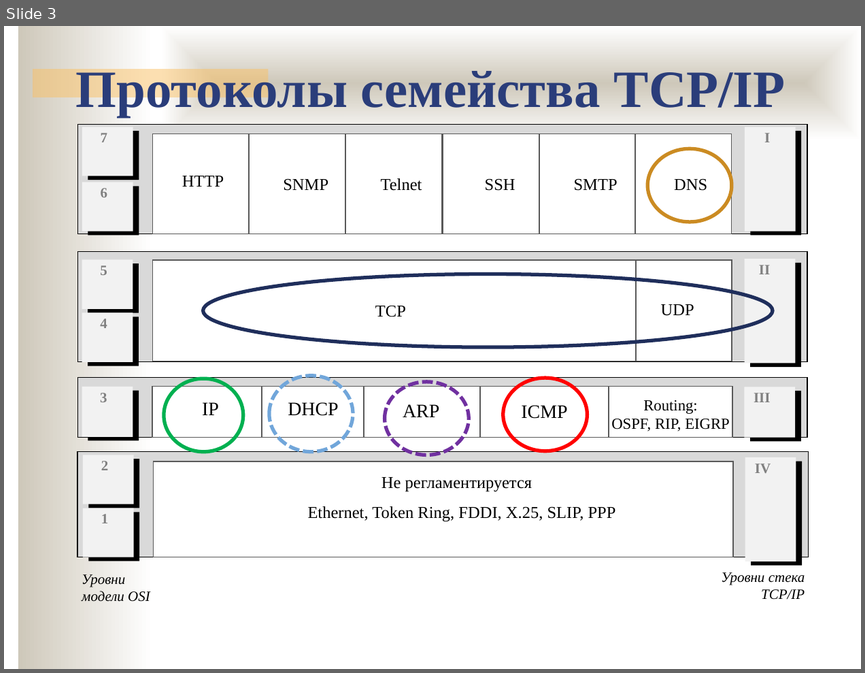
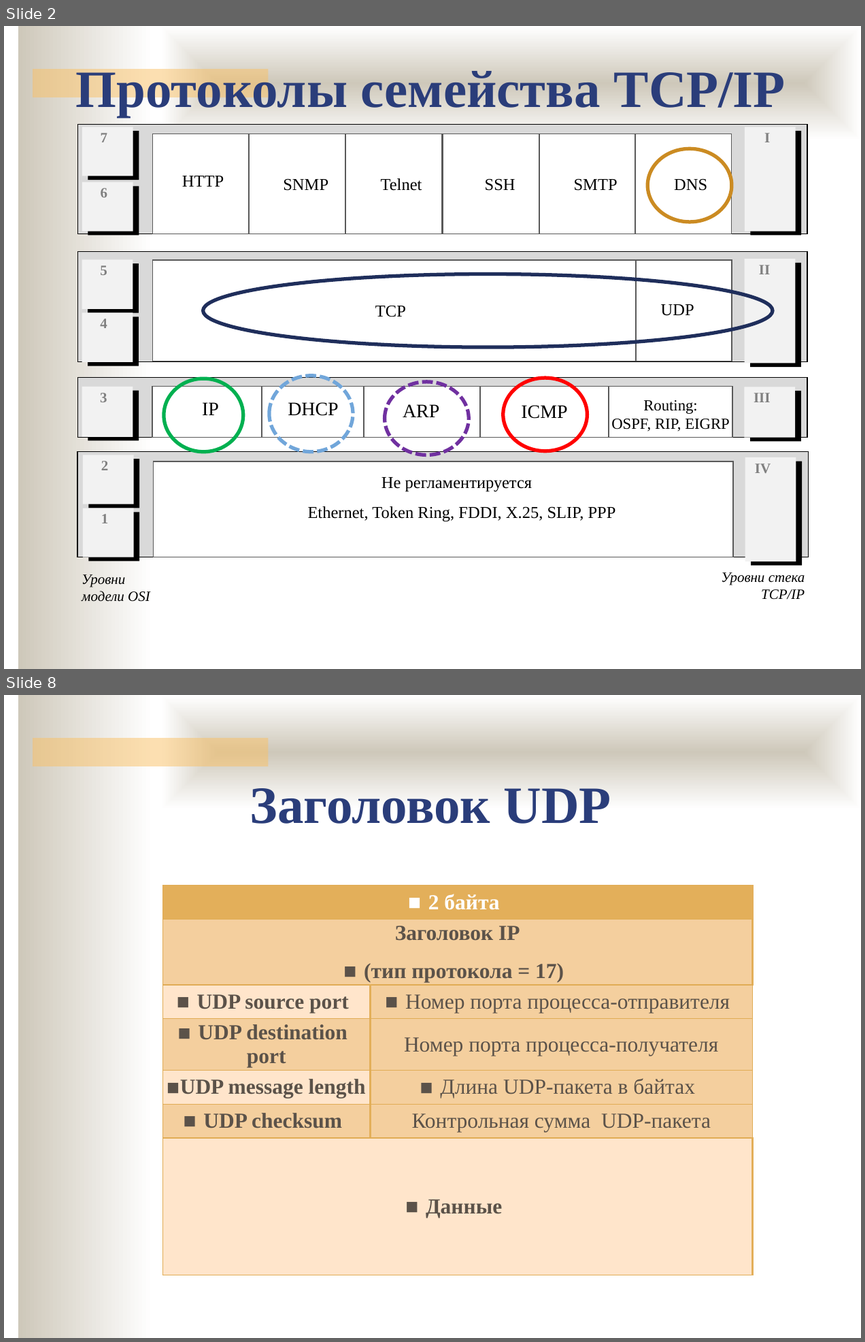
Before and after one commit to ukoloff/nets, a slide deck: lecture/11.pptx. Shown one above the other, each under a label of ours: slide 3 before the commit, slides 2 and 8 after it; the slides between them are not shown. The pictures are 865x673 and 865x1342 pixels, drawn with LibreOffice and Linux fonts; fonts in the diff are those of the drawing; background and template pictures are left out. Boxes give left, top, right and bottom in pixels: in the first picture for what was removed or moved away, otherwise in the second. Text is boxed around its words. In the diff, an @@ line names an element or a change of style, - is before the commit and + after.

```diff
--- a/lecture/11.pptx
+++ b/lecture/11.pptx
@@ slide 8 added at (4, 695, 861, 1338), background #FFFFFF; not listed: 3 template elements that a slide beside it also shows @@
@@ text added at (250, 788, 611, 824), 44 pt, text #2A3D7A, bold @@
+Заголовок UDP
@@ table added at (162, 885, 752, 1257), 7 rows, 2 columns @@
+2 байта | 
+Заголовок IP / (тип протокола = 17) | 
+UDP source port | Номер порта процесса-отправителя
+UDP destination port | Номер порта процесса-получателя
+UDP message length | Длина UDP-пакета в байтах
+UDP checksum | Контрольная сумма UDP-пакета
+Данные | 
@@ what was slide 3 is now slide 2 @@
```
Also in this commit, not shown: 1 slide changed, 6 other slides added.
